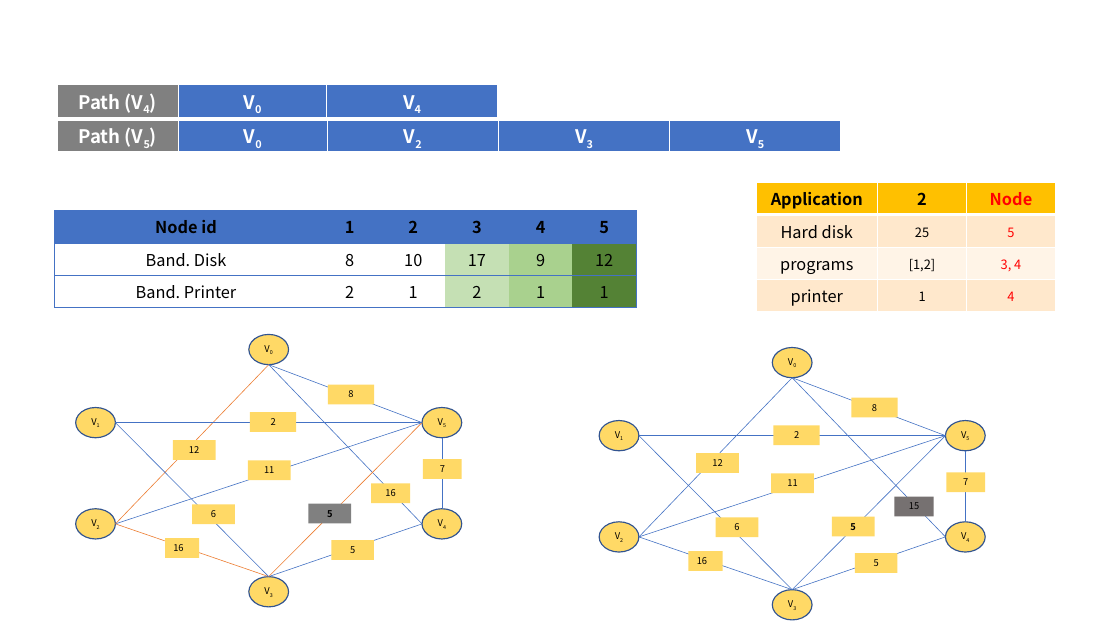
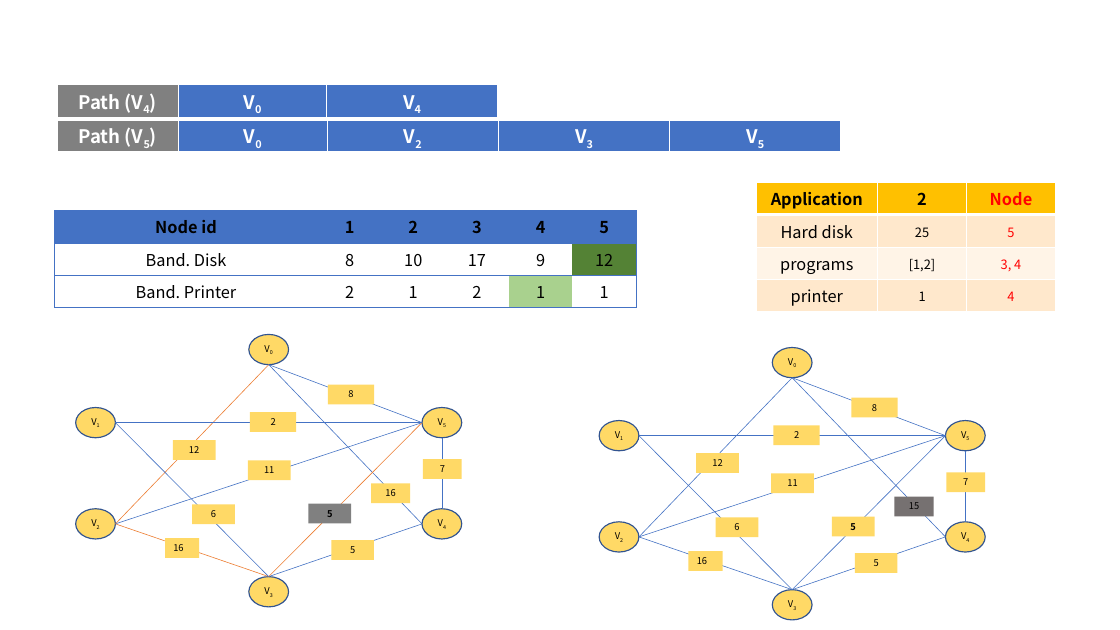
Before and after one commit to revhea2/priority-based-resource-allocation, a slide deck: slide 24 of final_presentation.pptx. Drawn at 1120x630 pixels with LibreOffice and Linux fonts; fonts in the diff are those of the drawing. Boxes give left, top, right and bottom in pixels: in the first picture for what was removed or moved away, otherwise in the second. Text is boxed around its words. In the diff, an @@ line names an element or a change of style, - is before the commit and + after.

```diff
--- a/final_presentation.pptx
+++ b/final_presentation.pptx
@@ table at [55, 211, 638, 303] @@
@@ fill #C5E0B4 to none in 2 cells @@
@@ fill #A9D18E to none in row 2, column 5 @@
@@ fill #548235 to none in row 3, column 6 @@
```
Also in this commit, not shown: 4 other slides changed, 39 slides added, 1 slide removed, 5 other files.
